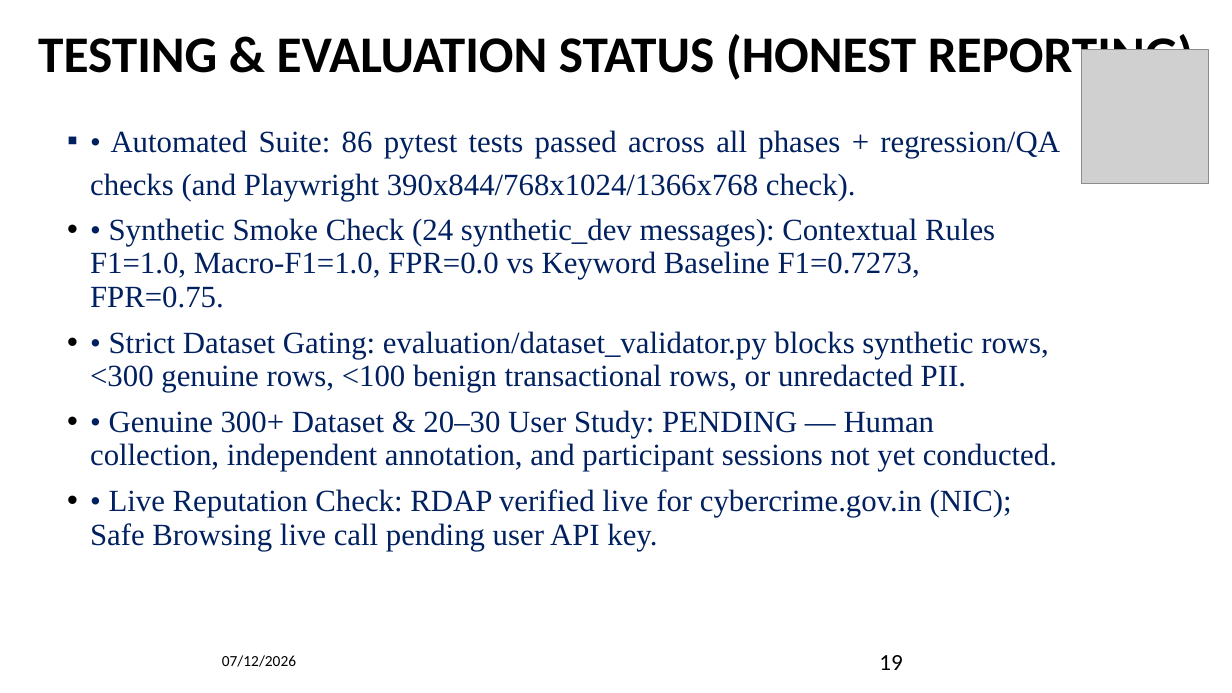
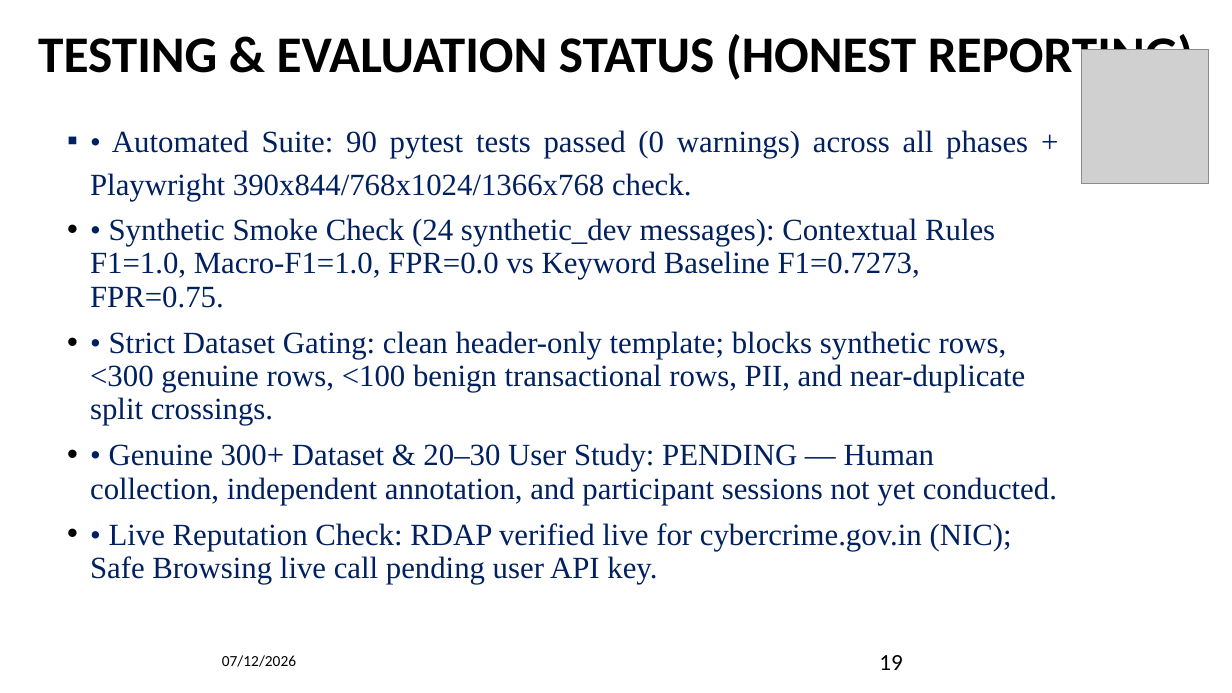
Before and after one commit to darshanashok-dev/community, a slide deck: slide 19 of community_project_ppt_updated.pptx. Drawn at 1232x693 pixels with LibreOffice and Linux fonts; fonts in the diff are those of the drawing; grey boxes stand for pictures; background and template pictures are left out. Boxes give left, top, right and bottom in pixels: in the first picture for what was removed or moved away, otherwise in the second. Text is boxed around its words. In the diff, an @@ line names an element or a change of style, - is before the commit and + after.

Commit message:
Sync PPTX slides 14 and 19 with final 90-test zero-warning QA state

```diff
--- a/community_project_ppt_updated.pptx
+++ b/community_project_ppt_updated.pptx
@@ text at box(90, 130, 1028, 201): text changed @@
-▪ • Automated Suite: 86 pytest tests passed across all phases + regression/QA checks (and Playwright 390x844/768x1024/1366x768 check).
+▪ • Automated Suite: 90 pytest tests passed (0 warnings) across all phases + Playwright 390x844/768x1024/1366x768 check.
@@ text at box(90, 331, 1025, 425): text changed @@
-• • Strict Dataset Gating: evaluation/dataset_validator.py blocks synthetic rows, <300 genuine rows, <100 benign transactional rows, or unredacted PII.
+• • Strict Dataset Gating: clean header-only template; blocks synthetic rows, <300 genuine rows, <100 benign transactional rows, PII, and near-duplicate split crossings.
```
Also in this commit, not shown: 1 other slide changed.
